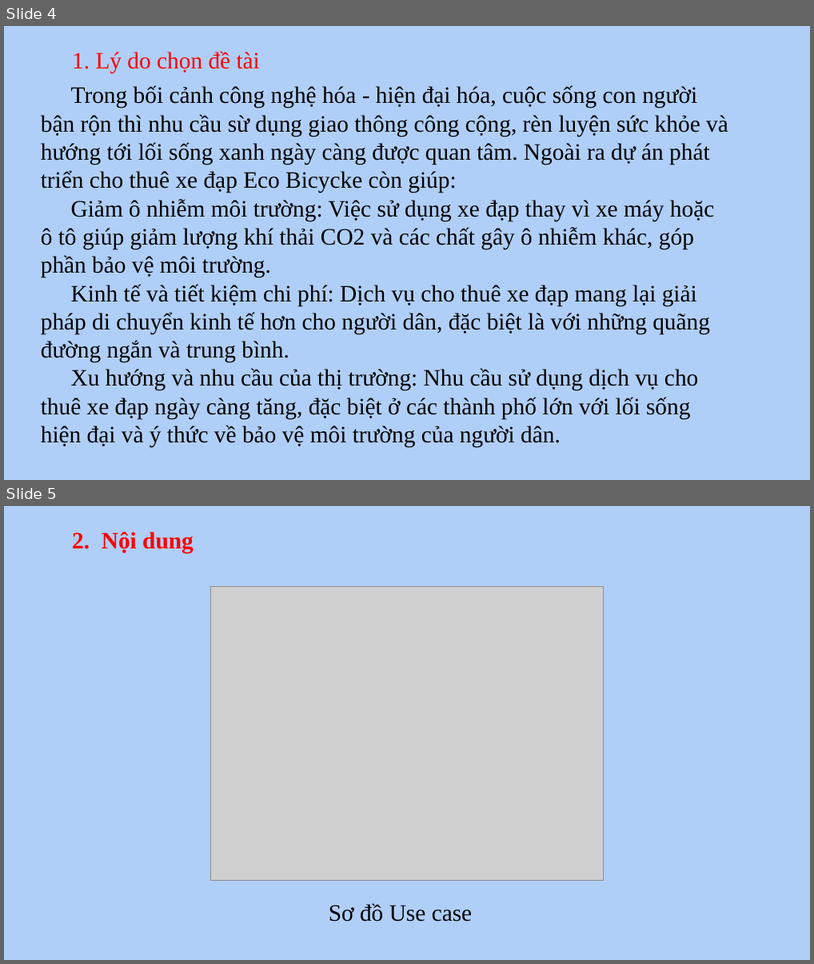
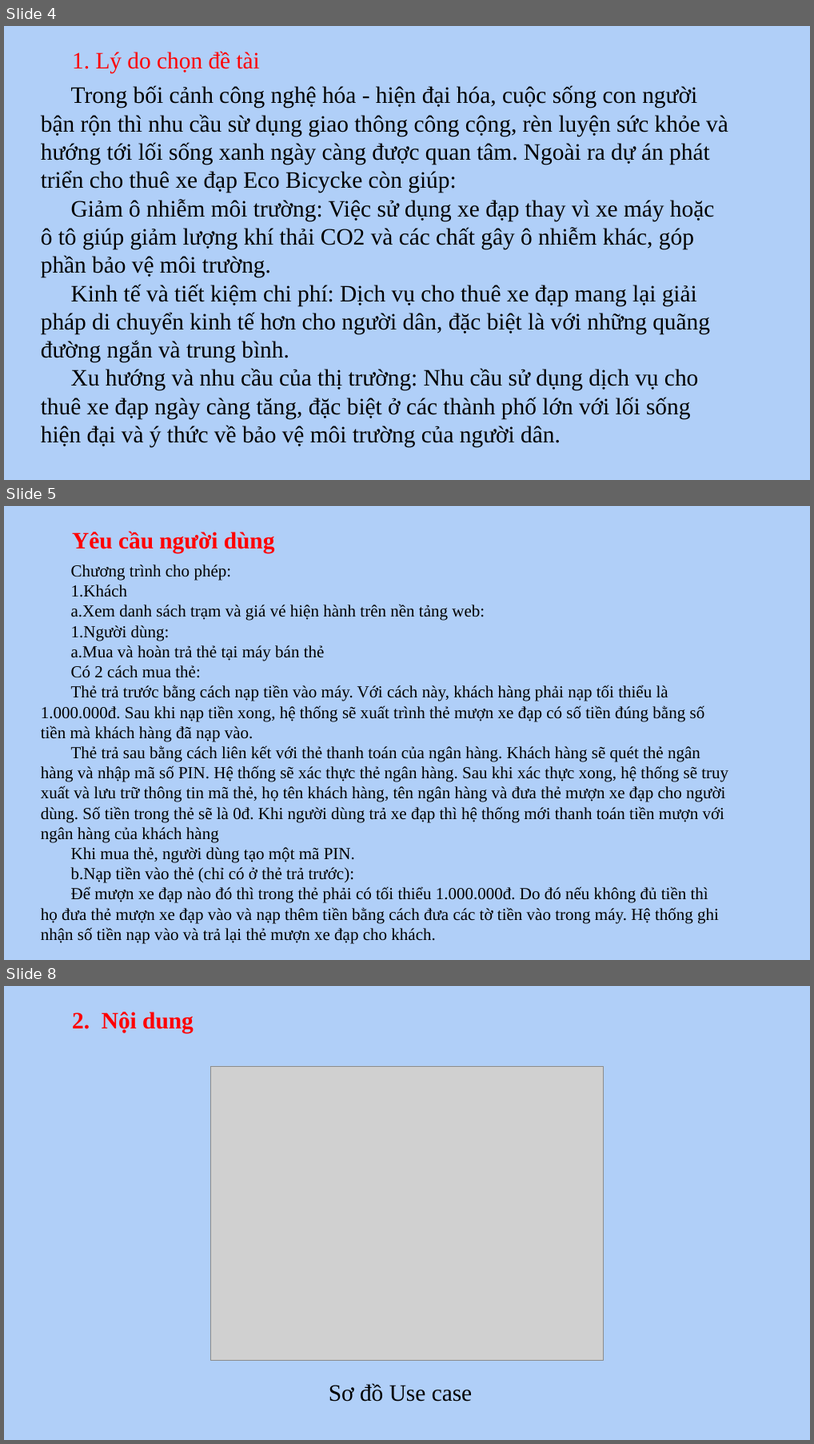
Before and after one commit to hophuoc4so9/EcoBicycle, a slide deck: Nhom8_QuanLyThueXeDap.pptx. Shown one above the other, each under a label of ours: slides 4 and 5 before the commit, slides 4, 5 and 8 after it; the slides between them are not shown. The pictures are 814x964 and 814x1444 pixels, drawn with LibreOffice and Linux fonts; fonts in the diff are those of the drawing; grey boxes stand for pictures. Boxes give left, top, right and bottom in pixels: in the first picture for what was removed or moved away, otherwise in the second. Text is boxed around its words. In the diff, an @@ line names an element or a change of style, - is before the commit and + after.

```diff
--- a/Nhom8_QuanLyThueXeDap.pptx
+++ b/Nhom8_QuanLyThueXeDap.pptx
@@ slide 5 added at <box>4,506,810,960</box>, background #FFFFFF @@
@@ rectangle added at <box>4,506,810,960</box>, fill #B0CFF8 @@
@@ text added at <box>72,531,275,554</box>, 28 pt, text #FF0000, bold @@
+Yêu cầu người dùng
@@ text added at <box>41,564,729,944</box>, 20 pt, text #000000 @@
+Chương trình cho phép:
+1.Khách
+a.Xem danh sách trạm và giá vé hiện hành trên nền tảng web:
+1.Người dùng:
+a.Mua và hoàn trả thẻ tại máy bán thẻ
+Có 2 cách mua thẻ:
+Thẻ trả trước bằng cách nạp tiền vào máy. Với cách này, khách hàng phải nạp tối thiểu là 1.000.000đ. Sau khi nạp tiền xong, hệ thống sẽ xuất trình thẻ mượn xe đạp có số tiền đúng bằng số tiền mà khách hàng đã nạp vào.
+Thẻ trả sau bằng cách liên kết với thẻ thanh toán của ngân hàng. Khách hàng sẽ quét thẻ ngân hàng và nhập mã số PIN. Hệ thống sẽ xác thực thẻ ngân hàng. Sau khi xác thực xong, hệ thống sẽ truy xuất và lưu trữ thông tin mã thẻ, họ tên khách hàng, tên ngân hàng và đưa thẻ mượn xe đạp cho người dùng. Số tiền trong thẻ sẽ là 0đ. Khi người dùng trả xe đạp thì hệ thống mới thanh toán tiền mượn với ngân hàng của khách hàng
+Khi mua thẻ, người dùng tạo một mã PIN.
+b.Nạp tiền vào thẻ (chỉ có ở thẻ trả trước):
+Để mượn xe đạp nào đó thì trong thẻ phải có tối thiểu 1.000.000đ. Do đó nếu không đủ tiền thì họ đưa thẻ mượn xe đạp vào và nạp thêm tiền bằng cách đưa các tờ tiền vào trong máy. Hệ thống ghi nhận số tiền nạp vào và trả lại thẻ mượn xe đạp cho khách.
@@ what was slide 5 is now slide 8 @@
```
Also in this commit, not shown: 2 other slides added, 1 other file.
